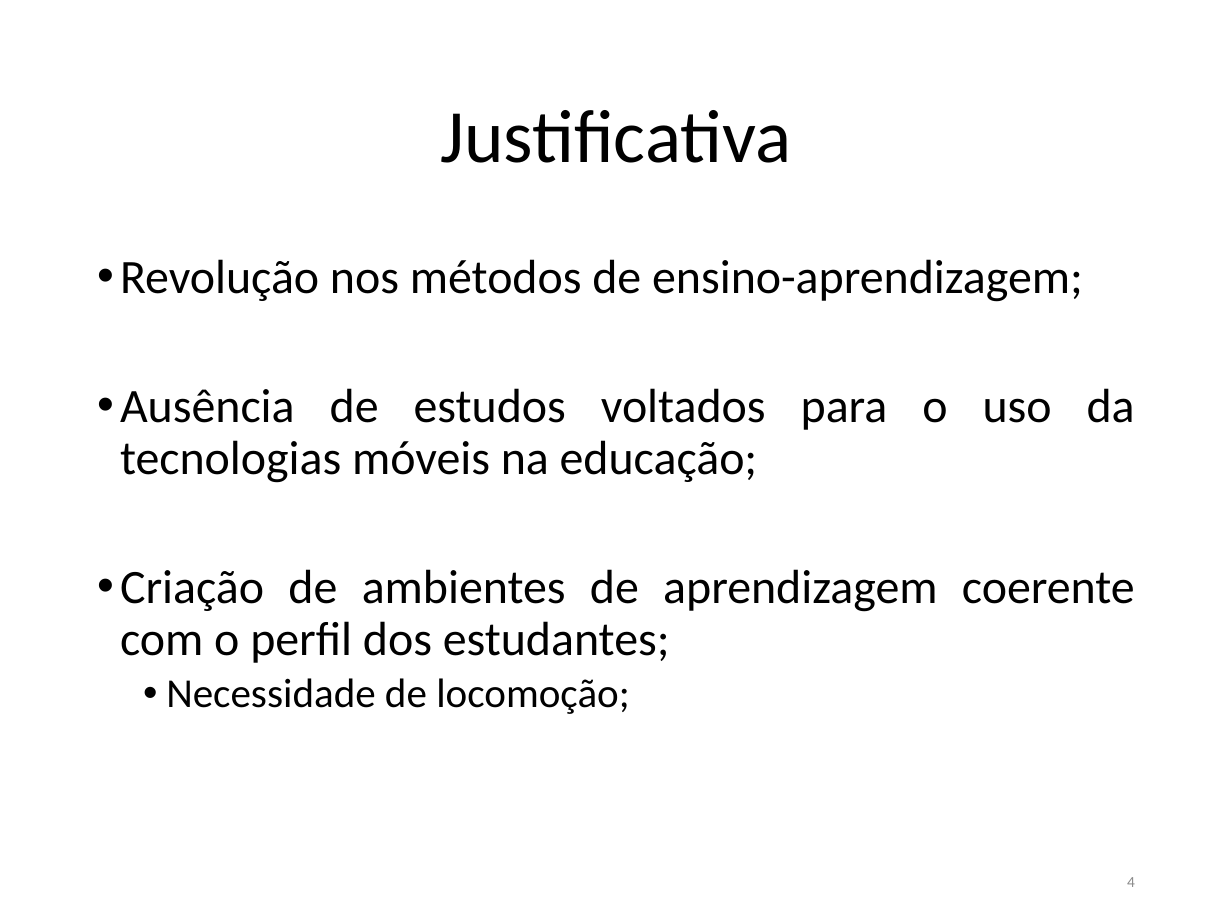
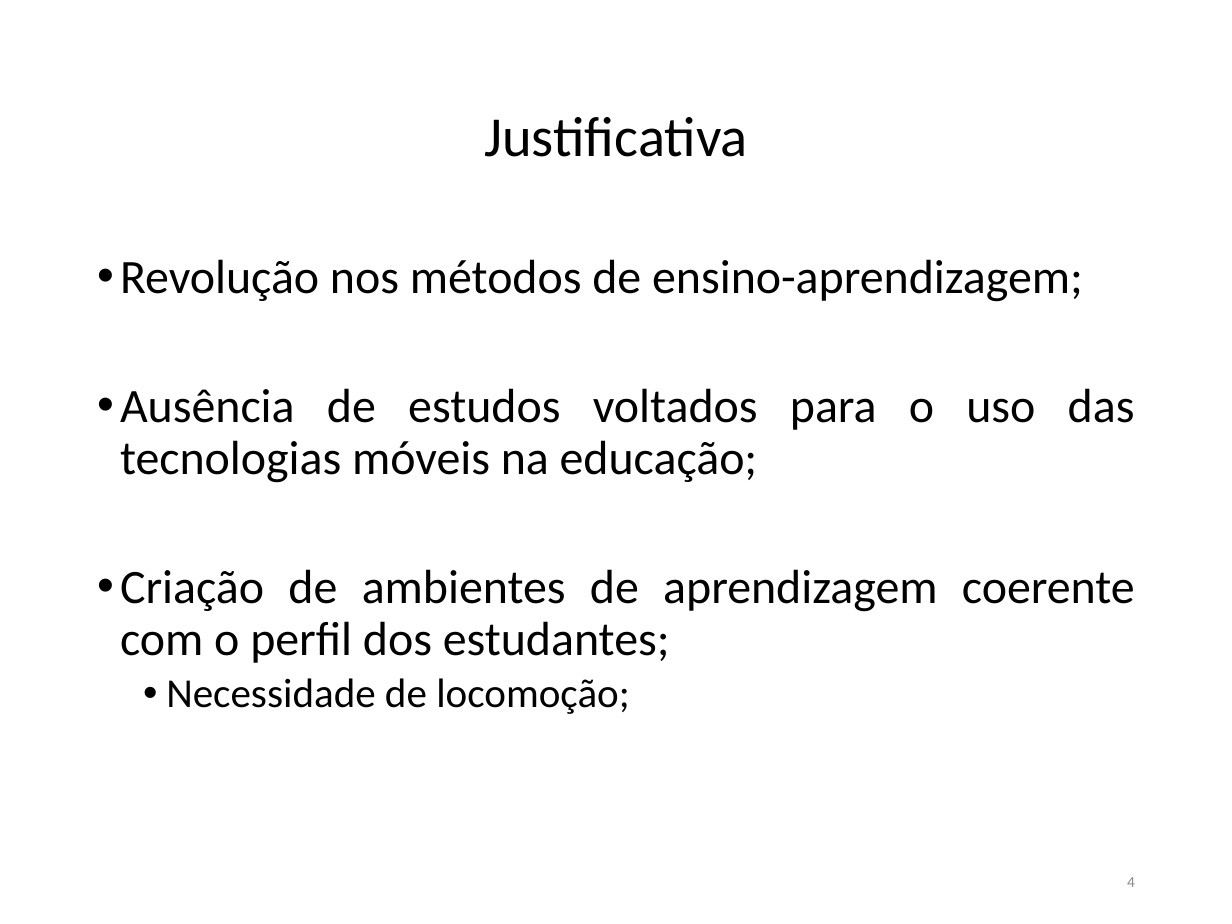
Before and after one commit to FatimaFerreiradeSousa/TCC-Mobile-Leaning, a slide deck: slide 4 of TCC - Documento/TCC II.pptx. Drawn at 1232x924 pixels with LibreOffice and Linux fonts; fonts in the diff are those of the drawing. Boxes give left, top, right and bottom in pixels: in the first picture for what was removed or moved away, otherwise in the second. Text is boxed around its words. In the diff, an @@ line names an element or a change of style, - is before the commit and + after.

Commit message:
up

```diff
--- a/TCC - Documento/TCC II.pptx
+++ b/TCC - Documento/TCC II.pptx
@@ title "Justificativa" at (484,117,748,157): size 44 to 33 pt @@
@@ text at (120,388,1135,483): text changed @@
-• Ausência de estudos voltados para o uso da tecnologias móveis na educação;
+• Ausência de estudos voltados para o uso das tecnologias móveis na educação;
```
Also in this commit, not shown: 18 other slides changed.
